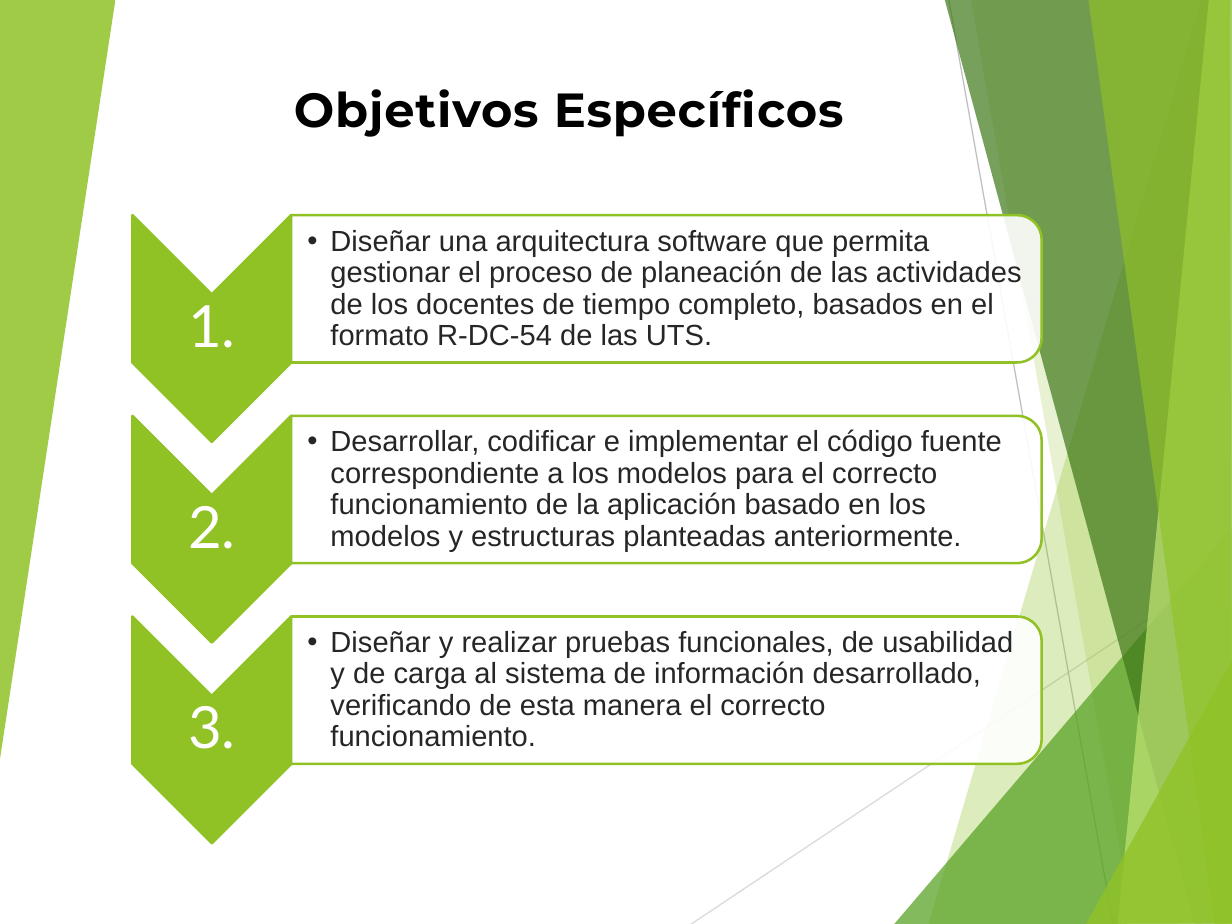
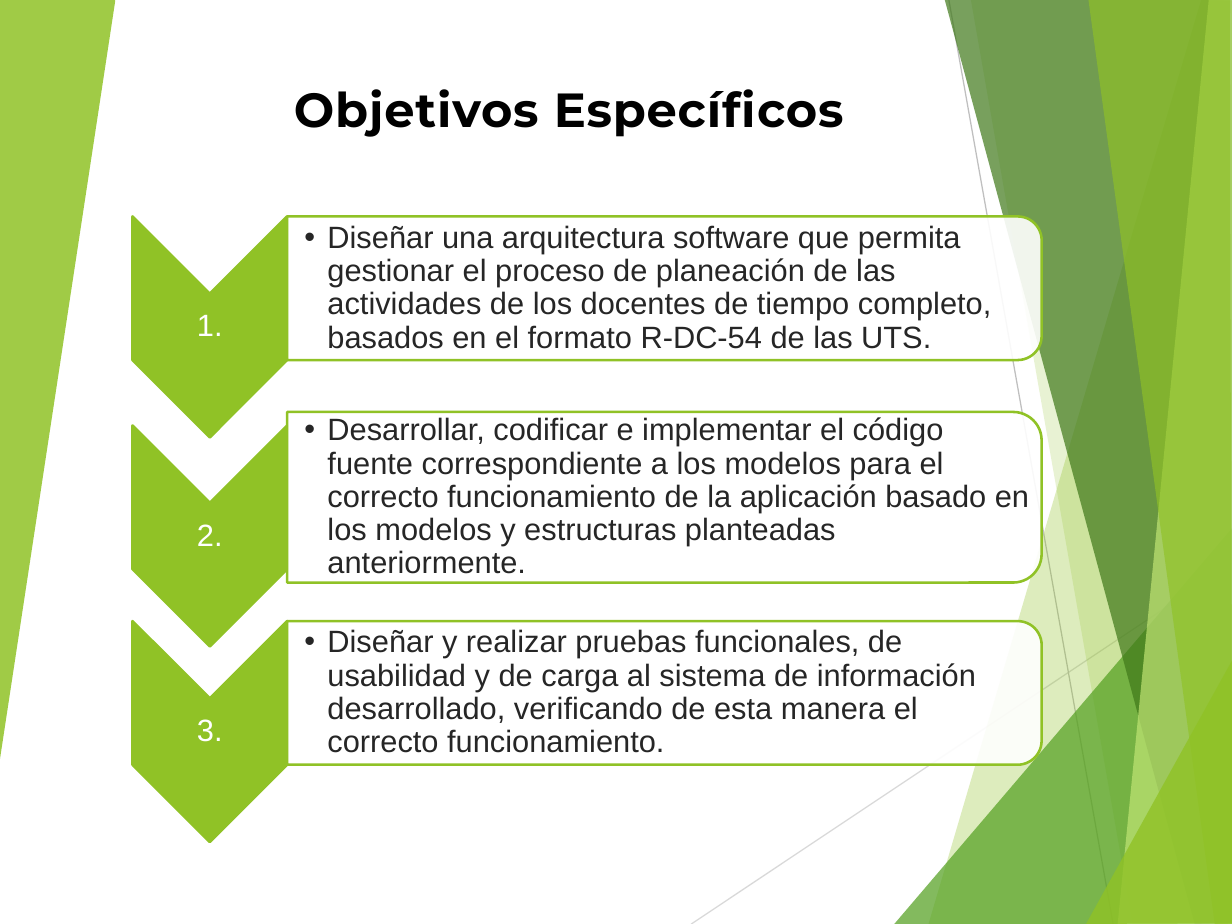
Before and after one commit to andy645jh/ProyectoGrado, a slide deck: slide 4 of extras/docs/rdc_presentacion.pptx. Drawn at 1232x924 pixels with LibreOffice and Linux fonts; fonts in the diff are those of the drawing. Boxes give left, top, right and bottom in pixels: in the first picture for what was removed or moved away, otherwise in the second. Text is boxed around its words. In the diff, an @@ line names an element or a change of style, - is before the commit and + after.

```diff
--- a/extras/docs/rdc_presentacion.pptx
+++ b/extras/docs/rdc_presentacion.pptx
@@ chevron: place and size @@
-chevron at [132, 215, 291, 442]
+chevron at [132, 217, 288, 438]
@@ size 17 to 18 pt; bullet •• to • in 3 elements at [327, 225, 991, 349], [327, 629, 976, 753], [327, 417, 1029, 574] @@
@@ round same rect: place and size @@
-round same rect at [291, 416, 1042, 564]
+round same rect at [288, 411, 1042, 582]
@@ chevron: place and size @@
-chevron at [132, 416, 291, 642]
+chevron at [132, 426, 288, 646]
@@ size 34 to 18 pt, font Lato to Arial; less space between paragraphs in 3 elements at [197, 719, 223, 742], [197, 315, 223, 336], [197, 524, 223, 546] @@
@@ text "2.": place and size @@
-text "2." at [188, 506, 235, 549]
+text "2." at [197, 524, 223, 546]
@@ chevron: place and size @@
-chevron at [132, 617, 291, 843]
+chevron at [132, 622, 288, 842]
```
Also in this commit, not shown: 1 other slide changed.
